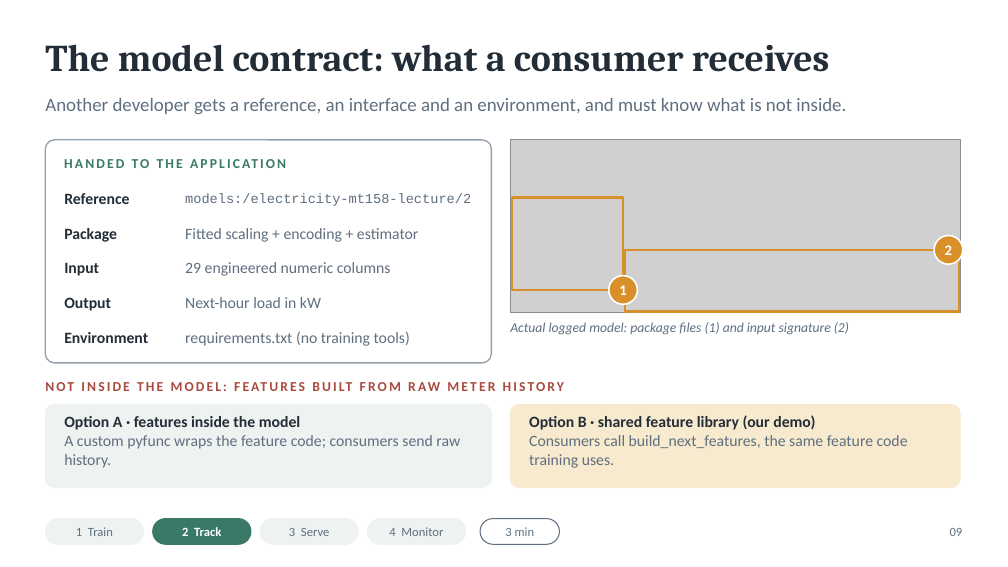
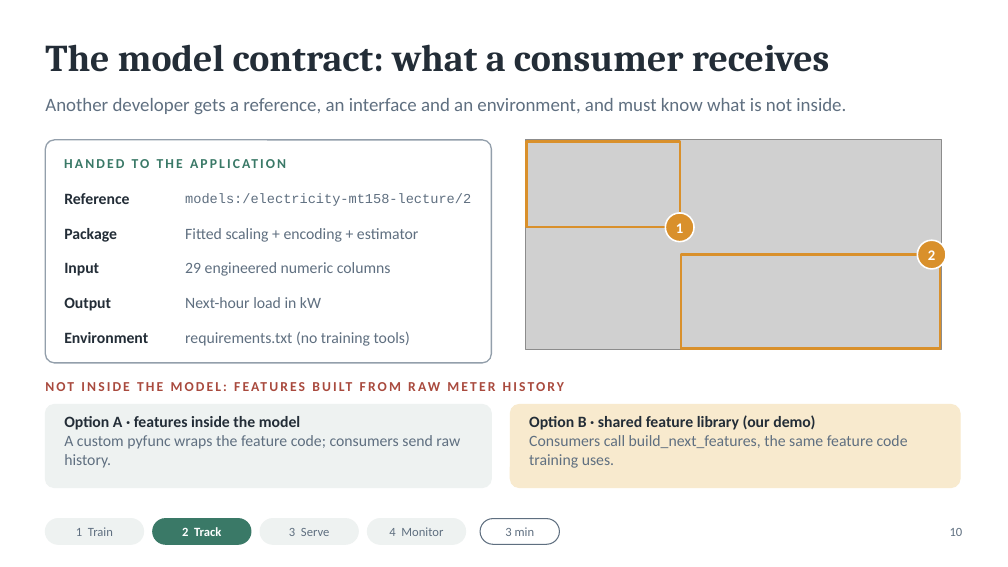
Before and after one commit to annadox/mlds2-demo, a slide deck: slide 11 of docs/presenter_2/mlds2-lecture.pptx (slide 10 before the commit). Drawn at 1008x567 pixels with LibreOffice and Linux fonts; fonts in the diff are those of the drawing; grey boxes stand for pictures. Boxes give left, top, right and bottom in pixels: in the first picture for what was removed or moved away, otherwise in the second. Text is boxed around its words. In the diff, an @@ line names an element or a change of style, - is before the commit and + after.

```diff
--- a/docs/presenter_2/mlds2-lecture.pptx
+++ b/docs/presenter_2/mlds2-lecture.pptx
@@ picture: place and size @@
-picture at box(510, 140, 960, 312)
+picture at box(526, 140, 941, 349)
@@ rectangle: place and size @@
-rectangle at box(512, 197, 623, 290)
+rectangle at box(526, 141, 680, 228)
@@ text "1": place and size @@
-text "1" at box(619, 285, 626, 295)
+text "1" at box(676, 223, 683, 233)
@@ ellipse: place and size @@
-ellipse at box(609, 276, 637, 305)
+ellipse at box(665, 213, 694, 242)
@@ rectangle: place and size @@
-rectangle at box(625, 250, 959, 312)
+rectangle at box(681, 255, 941, 349)
@@ text "2": place and size @@
-text "2" at box(945, 245, 952, 255)
+text "2" at box(928, 250, 935, 260)
@@ ellipse: place and size @@
-ellipse at box(935, 236, 963, 265)
+ellipse at box(917, 240, 946, 269)
@@ text removed at box(510, 322, 849, 335) @@
-Actual logged model: package files (1) and input signature (2)
@@ text at box(950, 528, 963, 536): text changed @@
-09
+10
```
Also in this commit, not shown: 10 other slides changed, 1 slide added, 44 other files.
